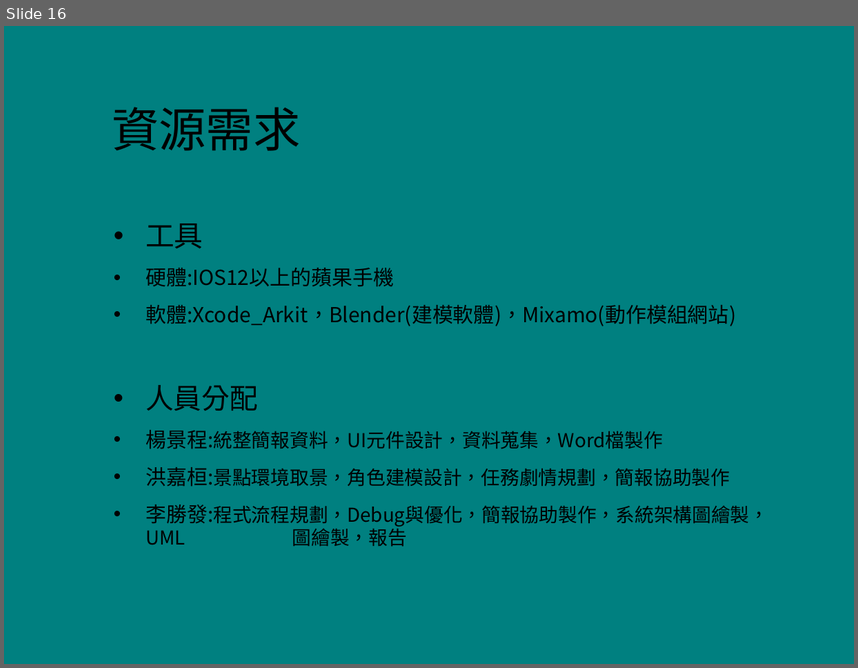
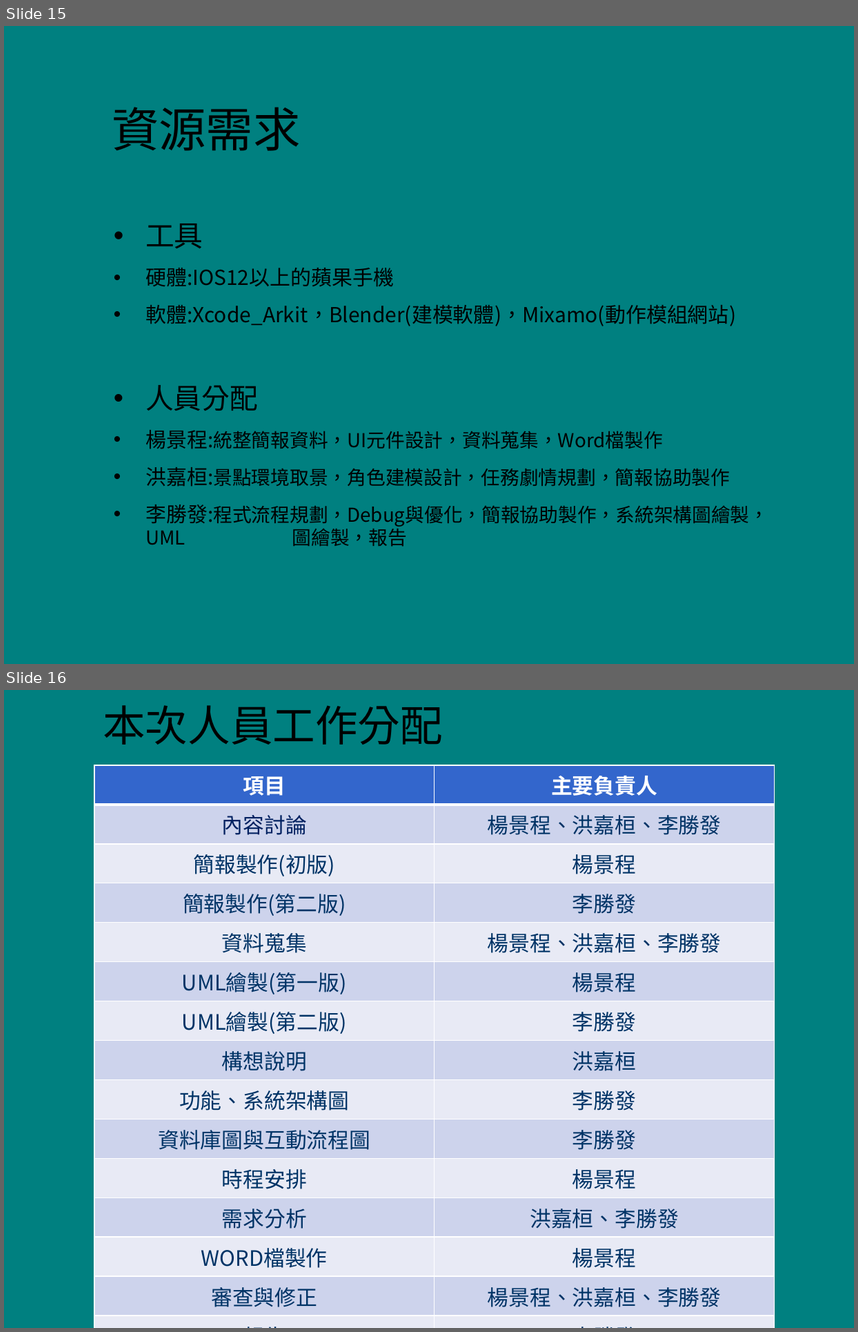
Before and after one commit to 02543420/107_SE_Team-12, a slide deck: 107_SE_Team12_AR RPG結合區域行銷.pptx. Shown one above the other, each under a label of ours: slide 16 before the commit, slides 15 and 16 after it. The pictures are 858x668 and 858x1332 pixels, drawn with LibreOffice and Linux fonts; fonts in the diff are those of the drawing; background and template pictures are left out. Boxes give left, top, right and bottom in pixels: in the first picture for what was removed or moved away, otherwise in the second. Text is boxed around its words. In the diff, an @@ line names an element or a change of style, - is before the commit and + after.

Commit message:
Add files via upload
更新工作分配內容

```diff
--- a/107_SE_Team12_AR RPG結合區域行銷.pptx
+++ b/107_SE_Team12_AR RPG結合區域行銷.pptx
@@ slide 16 added at bbox=[4, 690, 854, 1328], background picture (left out) @@
@@ title added at bbox=[103, 705, 443, 745], 36 pt, text #000000 @@
+本次人員工作分配
@@ table added at bbox=[94, 765, 774, 1310], 15 rows, 2 columns @@
+項目 | 主要負責人
+內容討論 | 楊景程、洪嘉桓、李勝發
+簡報製作(初版) | 楊景程
+簡報製作(第二版) | 李勝發
+資料蒐集 | 楊景程、洪嘉桓、李勝發
+UML繪製(第一版) | 楊景程
+UML繪製(第二版) | 李勝發
+構想說明 | 洪嘉桓
+功能、系統架構圖 | 李勝發
+資料庫圖與互動流程圖 | 李勝發
+時程安排 | 楊景程
+需求分析 | 洪嘉桓、李勝發
+WORD檔製作 | 楊景程
+審查與修正 | 楊景程、洪嘉桓、李勝發
+報告 | 李勝發
@@ what was slide 16 is now slide 15 @@
```
Also in this commit, not shown: 1 slide removed.
